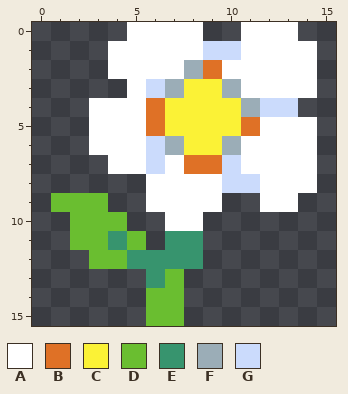
Edited in one commit: pixel-art sprite (assets/images/bullets/flower.png). The picture above is the old version.
The file is 16x16 pixels.
Palette (. is transparent): A #ffffff  B #df7126  C #fbf236  D #6abe30  E #37946e  F #9badb7  G #cbdbfc
Pixels before, first column x 1:
 0 ....AAAA..AAA.
 1 ...AAAAAGGAAAA
 2 ...AAAAFBAAAAA
 3 ....AGFCCFAAAA
 4 ..AAABCCCCFGG.
 5 ..AAABCCCCBAAA
 6 ..AAAGFCCFAAAA
 7 ...AAGABBGAAAA
 8 .....AAAAGGAAA
 9 DDD..AAAA..AA.
10 .DDD..AA......
11 .DDED.EE......
12 ..DDEEEE......
13 .....ED.......
14 .....DD.......
15 .....DD.......
The same view after the edit:
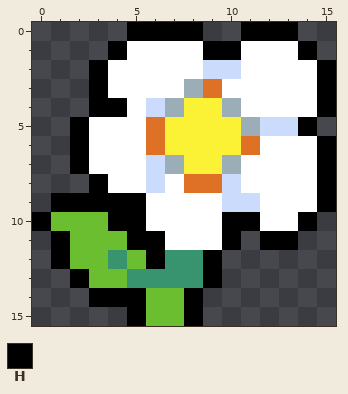
Colours new in this view: H #000000
Edits made:
y 0: x 5..8 AAAA -> HHHH; x 11..13 AAA -> HHH
y 1: x 4 A -> H; x 9..10 GG -> HH; x 14 A -> H
y 2: x 3 . -> H; x 8..10 FBA -> AGG; x 15 . -> H
y 3: x 3..4 .. -> HA; x 6..10 GFCCF -> AAFBA; x 15 . -> H
y 4: x 3..4 AA -> HH; x 6..7 BC -> GF; x 10..15 CFGG.. -> FAAAAH
y 5: x 2 . -> H; x 11..14 BAAA -> FGGH
y 6: x 2 . -> H; x 6..7 GF -> BC; x 10..11 FA -> CB; x 15 . -> H
y 7: x 2..3 .. -> HA; x 7..10 ABBG -> FCCF; x 15 . -> H
y 8: x 3..6 ...A -> HAAG; x 8..9 AA -> BB; x 11 G -> A; x 15 . -> H
y 9: x 1..5 DDD.. -> HHHHH; x 10..11 .. -> GG; x 14..15 .. -> AH
y 10: x 0..1 .. -> HD; x 4..6 D.. -> HHA; x 9..14 ...... -> AHHAAH
y 11: x 1 . -> H; x 4..10 ED.EE.. -> DHHAAAH; x 12..13 .. -> HH
y 12: x 1..2 .. -> HD; x 4..6 DEE -> EDH; x 9 . -> H
y 13: x 2..5 .... -> HDDE; x 7..9 D.. -> EEH
y 14: x 3..5 ... -> HHH; x 8 . -> H
y 15: x 5 . -> H; x 8 . -> H
Boxes around the changes in both pictures, in picture pixels (x1, y1, x2, y2):
changed: (32, 22, 336, 326)
